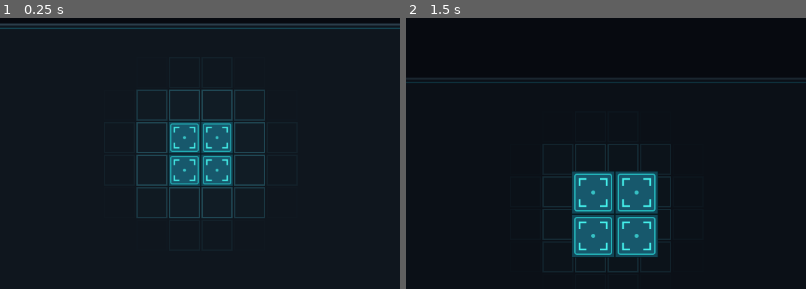
Above: before the commit, frames 1-2 (left to right).
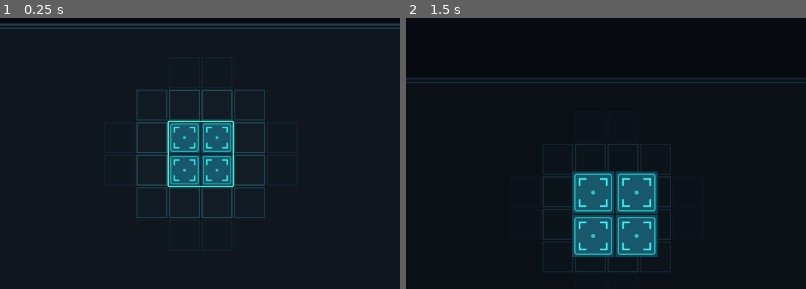
Above: after the commit, the same moments.

Repository: nekronomekron/godot-vibe-coding
Game: Godot game, scene res://scenes/Main.tscn
Two runs of this game, one before a commit and one after it. Both use one fixed random seed, a clock stepped at 60 frames per second and the inputs below.
Inputs:
- Up to frame 1 (0.25 s): no input
- Up to frame 2 (1.5 s): click "Werft neu scannen" at 0.5 s; click "▶ Kampf starten" at 1.25 s
The pictures show only the part of the screen within x 8-58%, y 5-55%; the shares and areas given below are measured in that part.

The runs differ from the first frame. In frame 1, 0.4% of the frame differs, in the area x 41-59%, y 37-63%; in frame 2, nothing differs.

Commit message:
Added border around modules

Diff:
--- a/scripts/Backpack.gd
+++ b/scripts/Backpack.gd
@@ -12,6 +12,8 @@
 const ZOOM_MAX := 2.5
 const PAN_PAD := 70.0 # so viel vom Stauraum-Mittelpunkt muss im Sichtfenster bleiben
 const CELL_GRID := Color(0.32, 0.86, 1.0, 0.34) # Zell-Trennlinien ueber den Items
+const MODULE_BORDER := Color(0.55, 0.85, 1.0, 0.85) # Umriss eines Moduls
+const MODULE_BORDER_LOCKED := Color(0.30, 0.97, 0.85, 0.95) # Umriss des Kommandokerns
 
 # Ansicht (Pan in Pixeln, Zoom als Faktor).
 var pan := Vector2.ZERO
@@ -454,8 +456,9 @@
 		node.draw_rect(r, Color(0.20, 0.55, 0.65, a * 0.10), true)
 		node.draw_rect(r, Color(0.32, 0.82, 0.92, a * 0.5), false, 1.5)
 
-## Overlay-Ebene (ueber den Sprites): Zellraster der Items + Platzierungs-Vorschau.
+## Overlay-Ebene (ueber den Sprites): Modul-Umrisse + Zellraster der Items + Vorschau.
 func _draw_overlay(node: Node2D) -> void:
+	_draw_module_borders(node)
 	for it in items:
 		for lc in it.local_cells:
 			var wc: Vector2i = it.origin + lc
@@ -465,3 +468,25 @@
 		var col := Color(0.20, 0.90, 0.30, 0.45) if preview_valid else Color(0.95, 0.20, 0.20, 0.45)
 		for wc in preview_cells:
 			node.draw_rect(Rect2(Vector2(wc.x * CELL, wc.y * CELL), Vector2(CELL, CELL)), col, true)
+
+## Zeichnet um jedes Modul einen Rahmen entlang der aeusseren Tile-Kanten:
+## nur die Kanten, deren Nachbarzelle nicht zum selben Modul gehoert.
+func _draw_module_borders(node: Node2D) -> void:
+	for pc in storage_pieces:
+		var cellset := {}
+		for c in pc.cells:
+			cellset[c] = true
+		var col: Color = MODULE_BORDER_LOCKED if pc.locked else MODULE_BORDER
+		for c: Vector2i in pc.cells:
+			var x0 := c.x * CELL
+			var y0 := c.y * CELL
+			var x1 := (c.x + 1) * CELL
+			var y1 := (c.y + 1) * CELL
+			if not cellset.has(c + Vector2i(0, -1)):
+				node.draw_line(Vector2(x0, y0), Vector2(x1, y0), col, 2.0)
+			if not cellset.has(c + Vector2i(0, 1)):
+				node.draw_line(Vector2(x0, y1), Vector2(x1, y1), col, 2.0)
+			if not cellset.has(c + Vector2i(-1, 0)):
+				node.draw_line(Vector2(x0, y0), Vector2(x0, y1), col, 2.0)
+			if not cellset.has(c + Vector2i(1, 0)):
+				node.draw_line(Vector2(x1, y0), Vector2(x1, y1), col, 2.0)
